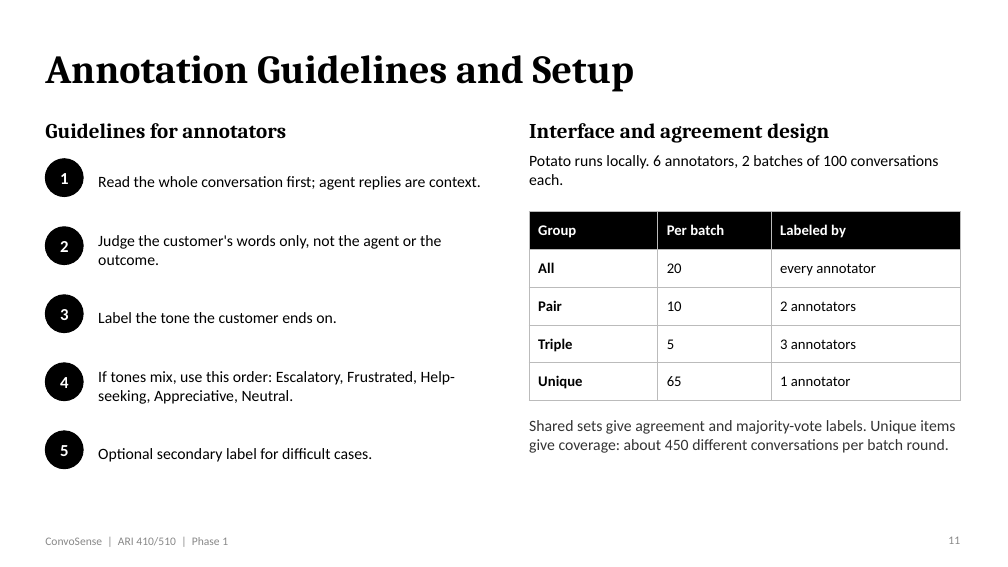
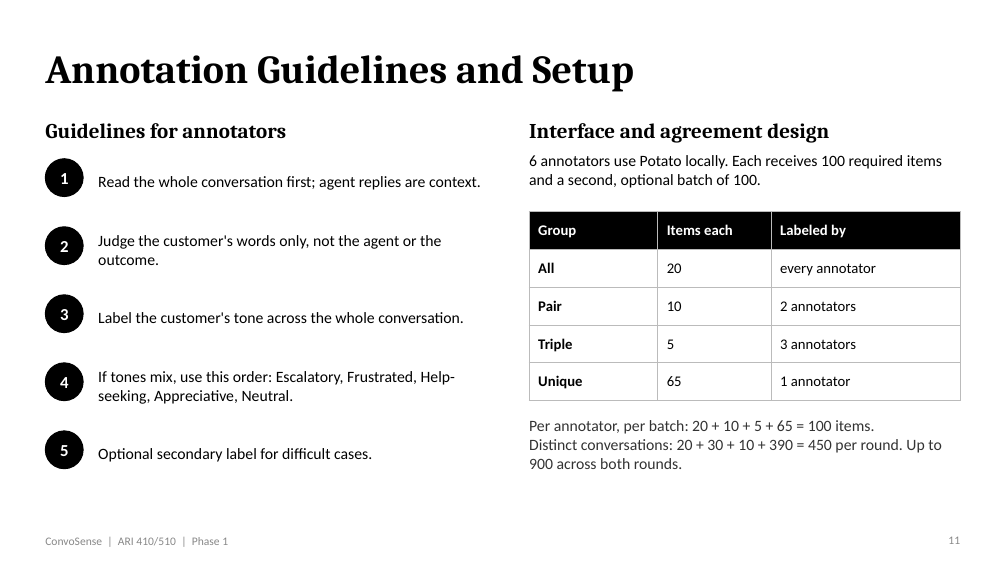
Before and after one commit to venkatrepaka-umich/ConvoSense, a slide deck: slide 11 of docs/Phase 1 PPT.pptx. Drawn at 1008x567 pixels with LibreOffice and Linux fonts; fonts in the diff are those of the drawing. Boxes give left, top, right and bottom in pixels: in the first picture for what was removed or moved away, otherwise in the second. Text is boxed around its words. In the diff, an @@ line names an element or a change of style, - is before the commit and + after.

```diff
--- a/docs/Phase 1 PPT.pptx
+++ b/docs/Phase 1 PPT.pptx
@@ text at <box>529,155,942,188</box>: text changed @@
-Potato runs locally. 6 annotators, 2 batches of 100 conversations each.
+6 annotators use Potato locally. Each receives 100 required items and a second, optional batch of 100.
@@ table at <box>529,212,960,401</box> @@
-row 1, column 2: Per batch
+row 1, column 2: Items each
@@ text at <box>98,312,464,323</box>: text changed @@
-Label the tone the customer ends on.
+Label the customer's tone across the whole conversation.
@@ text at <box>529,420,941,469</box>: text changed @@
-Shared sets give agreement and majority-vote labels. Unique items give coverage: about 450 different conversations per batch round.
+Per annotator, per batch: 20 + 10 + 5 + 65 = 100 items.
+Distinct conversations: 20 + 30 + 10 + 390 = 450 per round. Up to 900 across both rounds.
```
Also in this commit, not shown: 7 other slides changed, 2 other files.
